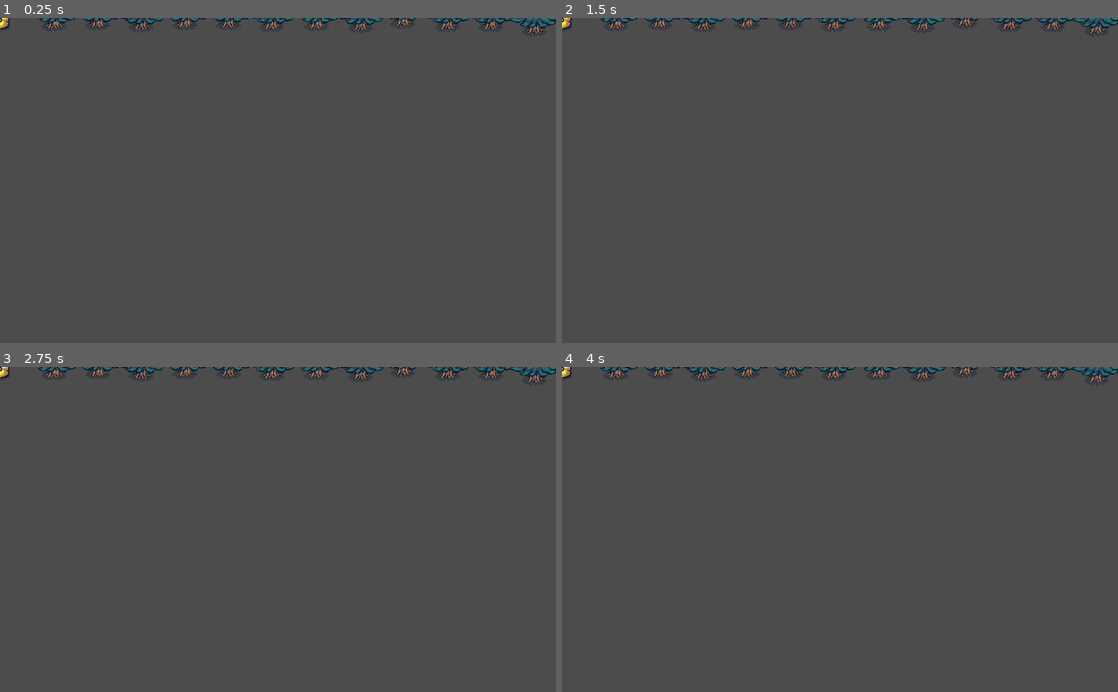
Above: before the commit, frames 1-4 (two rows, left to right).
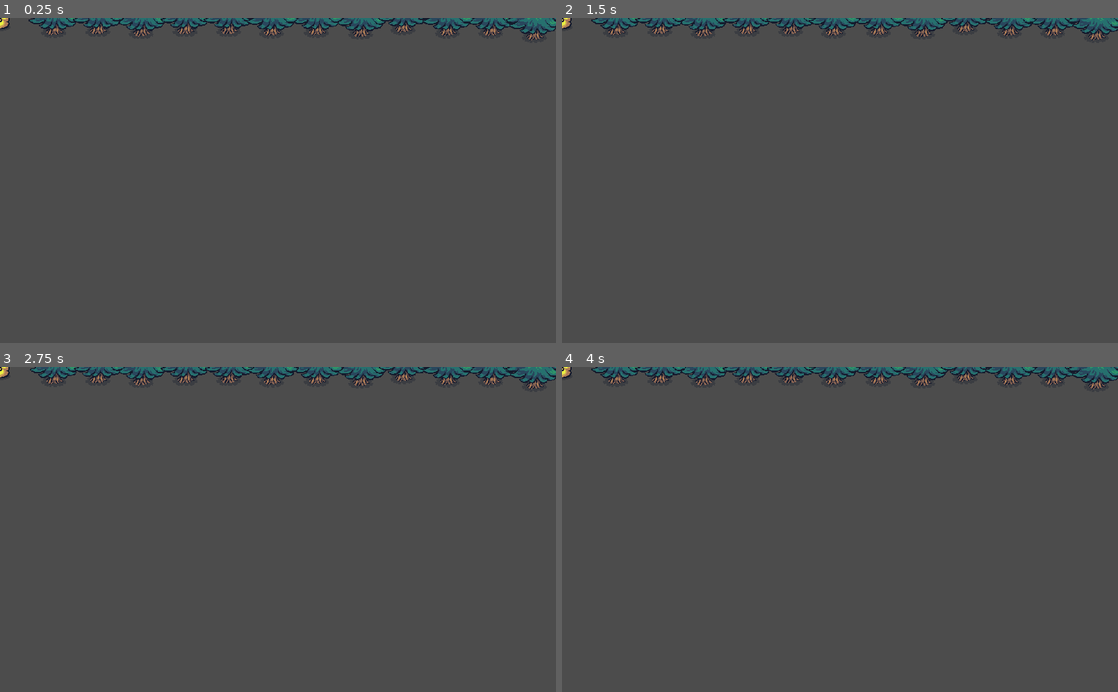
Above: after the commit, the same moments.

Repository: VojtaStruhar/recorder-madness
Game: Godot game, scene res://Minigames/SongLevel/TreeBarrier.tscn
The game is run twice, just before and just after one commit, with the same random seed, the same clock (stepped at 60 frames per second) and the same inputs. This scene is started directly instead of the project's main scene.
Inputs:
- Up to frame 1 (0.25 s): no input
- Up to frame 2 (1.5 s): no input
- Up to frame 3 (2.75 s): no input
- Up to frame 4 (4 s): no input

The runs differ from the first frame. In frame 1, 3.1% of the frame differs, in the area x 5-100%, y 0-7%; in frame 2, 3.0%; in frame 3, 3.0%; in frame 4, 3.0%.

Commit message:
Shifted the tree row down a little

Diff:
--- a/Minigames/SongLevel/TreeBarrier.tscn
+++ b/Minigames/SongLevel/TreeBarrier.tscn
@@ -56,128 +56,129 @@
 script = SubResource( 21 )
 
 [node name="Tree" parent="." instance=ExtResource( 2 )]
-position = Vector2( 99, -57 )
+position = Vector2( 99, -45 )
 frames = SubResource( 18 )
 script = SubResource( 19 )
 
 [node name="Tree11" parent="." instance=ExtResource( 2 )]
-position = Vector2( 904, -56 )
+position = Vector2( 904, -44 )
 frames = SubResource( 18 )
 script = SubResource( 19 )
 
 [node name="Tree3" parent="." instance=ExtResource( 2 )]
-position = Vector2( 260, -55 )
+position = Vector2( 260, -43 )
 frames = SubResource( 18 )
 script = SubResource( 19 )
 
 [node name="Tree4" parent="." instance=ExtResource( 2 )]
-position = Vector2( 341, -59 )
+position = Vector2( 341, -47 )
 frames = SubResource( 18 )
 script = SubResource( 19 )
 
 [node name="Tree8" parent="." instance=ExtResource( 2 )]
-position = Vector2( 664, -54 )
+position = Vector2( 664, -42 )
 frames = SubResource( 18 )
 script = SubResource( 19 )
 
 [node name="Tree5" parent="." instance=ExtResource( 2 )]
-position = Vector2( 421, -59 )
+position = Vector2( 421, -47 )
 frames = SubResource( 18 )
 script = SubResource( 19 )
 
 [node name="Tree7" parent="." instance=ExtResource( 2 )]
-position = Vector2( 583, -57 )
+position = Vector2( 583, -45 )
 frames = SubResource( 18 )
 script = SubResource( 19 )
 
 [node name="Tree9" parent="." instance=ExtResource( 2 )]
-position = Vector2( 742, -62 )
+position = Vector2( 742, -50 )
 frames = SubResource( 18 )
 script = SubResource( 19 )
 
 [node name="Tree2" parent="." instance=ExtResource( 2 )]
-position = Vector2( 180, -59 )
+position = Vector2( 180, -47 )
 frames = SubResource( 18 )
 script = SubResource( 19 )
 
 [node name="Tree10" parent="." instance=ExtResource( 2 )]
-position = Vector2( 824, -56 )
+position = Vector2( 824, -44 )
 frames = SubResource( 18 )
 script = SubResource( 19 )
 
 [node name="Tree6" parent="." instance=ExtResource( 2 )]
-position = Vector2( 500, -56 )
+position = Vector2( 500, -44 )
 frames = SubResource( 18 )
 script = SubResource( 19 )
 
 [node name="Tree12" parent="." instance=ExtResource( 2 )]
-position = Vector2( 984, -48 )
+position = Vector2( 984, -36 )
 frames = SubResource( 18 )
 script = SubResource( 19 )
 
 [node name="Tree13" parent="." instance=ExtResource( 2 )]
-position = Vector2( -992, -59 )
+position = Vector2( -992, -47 )
 frames = SubResource( 18 )
 script = SubResource( 19 )
 
 [node name="Tree14" parent="." instance=ExtResource( 2 )]
-position = Vector2( -187, -58 )
+position = Vector2( -187, -46 )
 frames = SubResource( 18 )
 script = SubResource( 19 )
 
 [node name="Tree15" parent="." instance=ExtResource( 2 )]
-position = Vector2( -831, -57 )
+position = Vector2( -831, -45 )
 frames = SubResource( 18 )
 script = SubResource( 19 )
 
 [node name="Tree16" parent="." instance=ExtResource( 2 )]
-position = Vector2( -750, -61 )
+position = Vector2( -750, -49 )
 frames = SubResource( 18 )
 script = SubResource( 19 )
 
 [node name="Tree17" parent="." instance=ExtResource( 2 )]
-position = Vector2( -427, -56 )
+position = Vector2( -427, -44 )
 frames = SubResource( 18 )
 script = SubResource( 19 )
 
 [node name="Tree18" parent="." instance=ExtResource( 2 )]
-position = Vector2( -670, -61 )
+position = Vector2( -670, -49 )
 frames = SubResource( 18 )
 script = SubResource( 19 )
 
 [node name="Tree19" parent="." instance=ExtResource( 2 )]
-position = Vector2( -508, -59 )
+position = Vector2( -508, -47 )
 frames = SubResource( 18 )
 script = SubResource( 19 )
 
 [node name="Tree20" parent="." instance=ExtResource( 2 )]
-position = Vector2( -349, -64 )
+position = Vector2( -349, -52 )
 frames = SubResource( 18 )
 script = SubResource( 19 )
 
 [node name="Tree21" parent="." instance=ExtResource( 2 )]
-position = Vector2( -911, -61 )
+position = Vector2( -911, -49 )
 frames = SubResource( 18 )
 script = SubResource( 19 )
 
 [node name="Tree22" parent="." instance=ExtResource( 2 )]
-position = Vector2( -268, -54 )
+position = Vector2( -268, -42 )
 frames = SubResource( 18 )
 script = SubResource( 19 )
 
 [node name="Tree23" parent="." instance=ExtResource( 2 )]
-position = Vector2( -589, -60 )
+position = Vector2( -589, -48 )
 frames = SubResource( 18 )
 script = SubResource( 19 )
 
 [node name="Tree24" parent="." instance=ExtResource( 2 )]
-position = Vector2( -109, -52 )
+position = Vector2( -109, -40 )
 frames = SubResource( 18 )
 script = SubResource( 19 )
 
 [node name="MoneyBag" parent="." instance=ExtResource( 1 )]
 
 [node name="Area2D" type="Area2D" parent="."]
+position = Vector2( 0, 12 )
 collision_layer = 2
 collision_mask = 0
 
--- a/Persistence/SaveData.tres
+++ b/Persistence/SaveData.tres
@@ -13,5 +13,5 @@
 "John Cena": 15,
 "Kometa Brno": 66,
 "Oda na radost": 104,
-"Super Trooper": 147
+"Super Trooper": 173
 }
